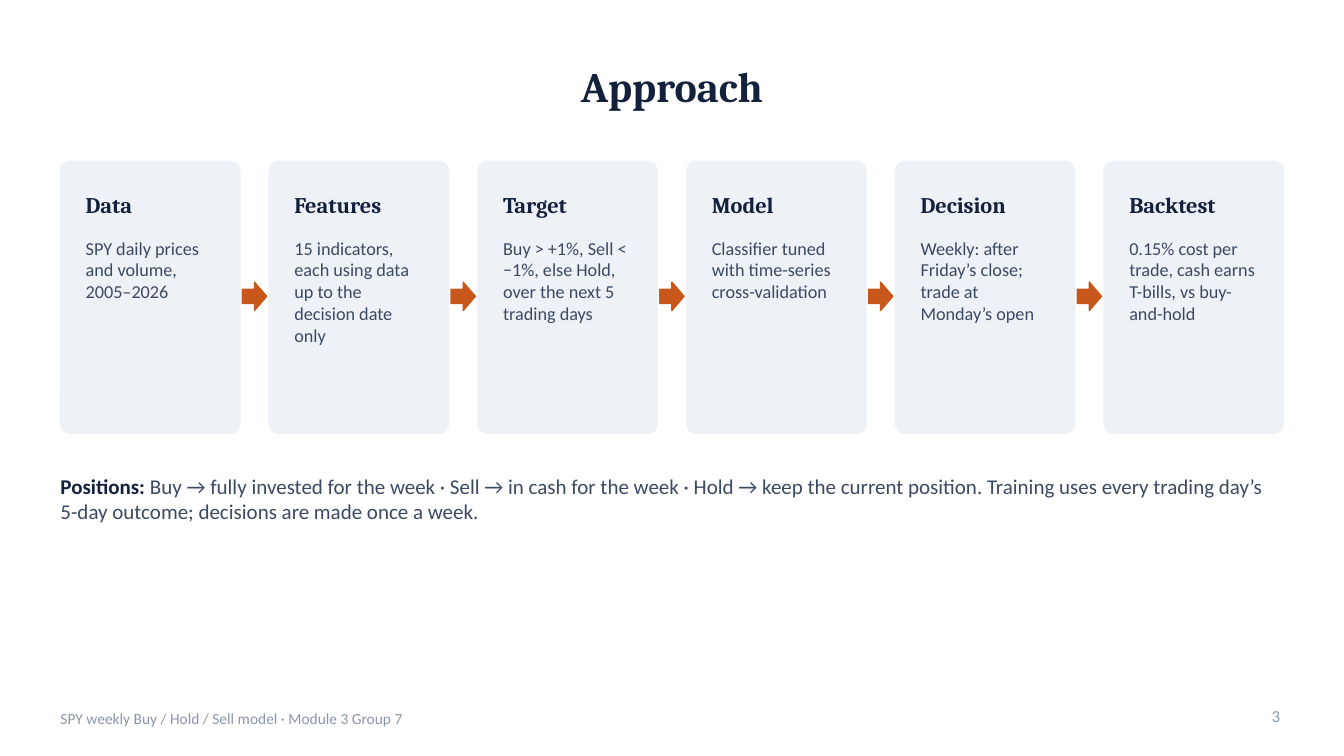
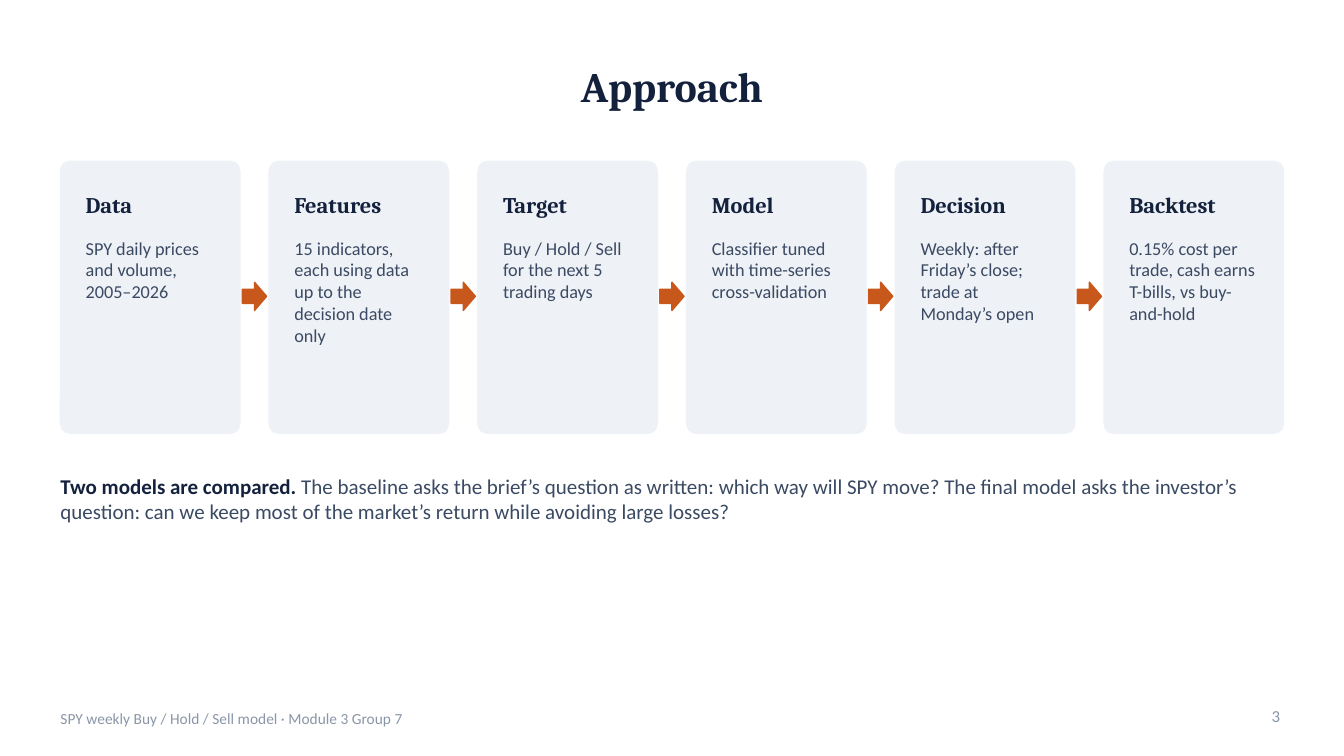
Before and after one commit to TKCH121/spy, a slide deck: slide 3 of presentation/SPY_Model_Presentation.pptx. Drawn at 1344x756 pixels with LibreOffice and Linux fonts; fonts in the diff are those of the drawing. Boxes give left, top, right and bottom in pixels: in the first picture for what was removed or moved away, otherwise in the second. Text is boxed around its words. In the diff, an @@ line names an element or a change of style, - is before the commit and + after.

```diff
--- a/presentation/SPY_Model_Presentation.pptx
+++ b/presentation/SPY_Model_Presentation.pptx
@@ text at <box>503,242,622,301</box>: text changed @@
-Buy > +1%, Sell < −1%, else Hold, over the next 5 trading days
+Buy / Hold / Sell for the next 5 trading days
@@ text at <box>60,479,1236,523</box>: text changed @@
-Positions: Buy → fully invested for the week · Sell → in cash for the week · Hold → keep the current position. Training uses every trading day’s 5-day outcome; decisions are made once a week.
+Two models are compared. The baseline asks the brief’s question as written: which way will SPY move? The final model asks the investor’s question: can we keep most of the market’s return while avoiding large losses?
```
Also in this commit, not shown: 16 other slides changed, 1 slide added, 1 slide removed, 8 other files.
